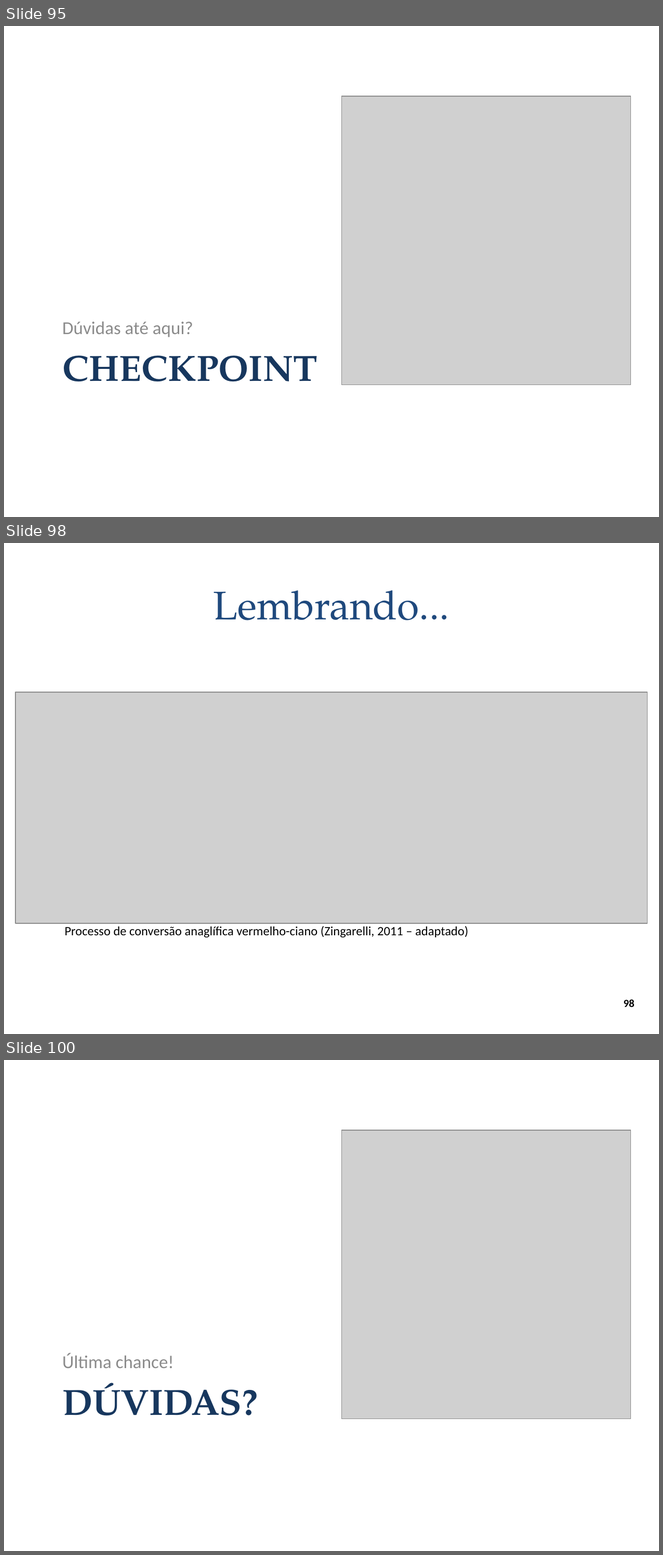
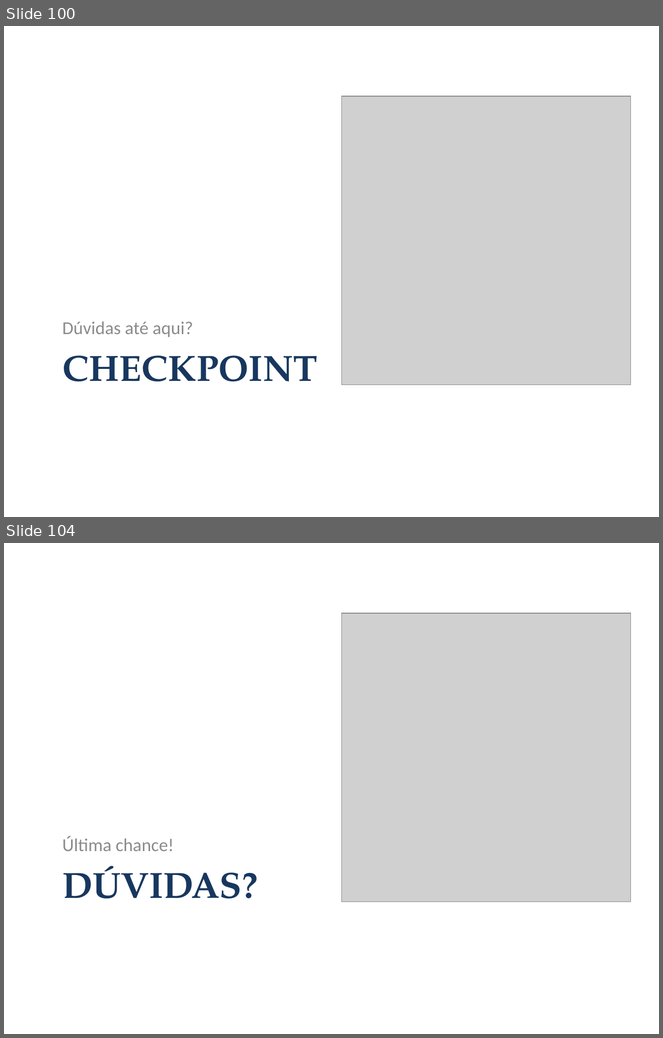
Before and after one commit to andrecurvello/tests-zingarelli, a slide deck: 1-Meus-Artigos/Minicurso-SemComp2011/minicurso-SemComp2011.pptx. Shown one above the other, each under a label of ours: slides 95, 98 and 100 before the commit, slides 100 and 104 after it; the slides between them are not shown. The pictures are 663x1555 and 663x1038 pixels, drawn with LibreOffice and Linux fonts; fonts in the diff are those of the drawing; grey boxes stand for pictures; background and template pictures are left out. Boxes give left, top, right and bottom in pixels: in the first picture for what was removed or moved away, otherwise in the second. Text is boxed around its words. In the diff, an @@ line names an element or a change of style, - is before the commit and + after.

```diff
--- a/1-Meus-Artigos/Minicurso-SemComp2011/minicurso-SemComp2011.pptx
+++ b/1-Meus-Artigos/Minicurso-SemComp2011/minicurso-SemComp2011.pptx
@@ slide 98 removed at (4, 543, 659, 1034), background #FFFFFF @@
@@ title removed at (214, 590, 450, 620) @@
-Lembrando...
@@ picture removed at (16, 692, 648, 924) @@
@@ text removed at (65, 926, 468, 938) @@
-Processo de conversão anaglífica vermelho-ciano (Zingarelli, 2011 – adaptado)
@@ page number removed at (624, 1000, 635, 1007) @@
-98
@@ what was slide 95 is now slide 100 @@
@@ what was slide 100 is now slide 104 @@
```
Also in this commit, not shown: 7 slides changed, 5 slides added, 15 other files.
